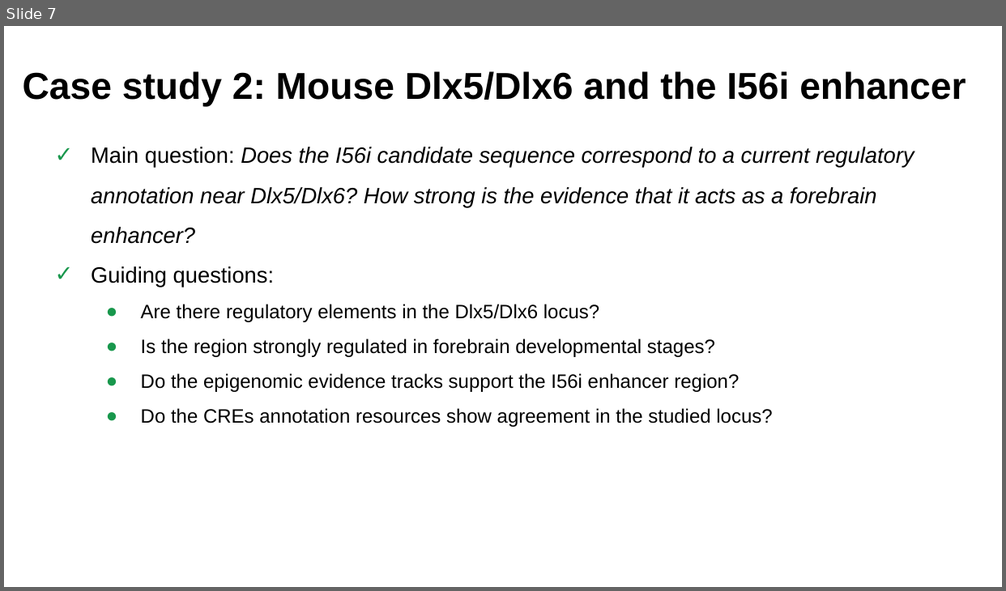
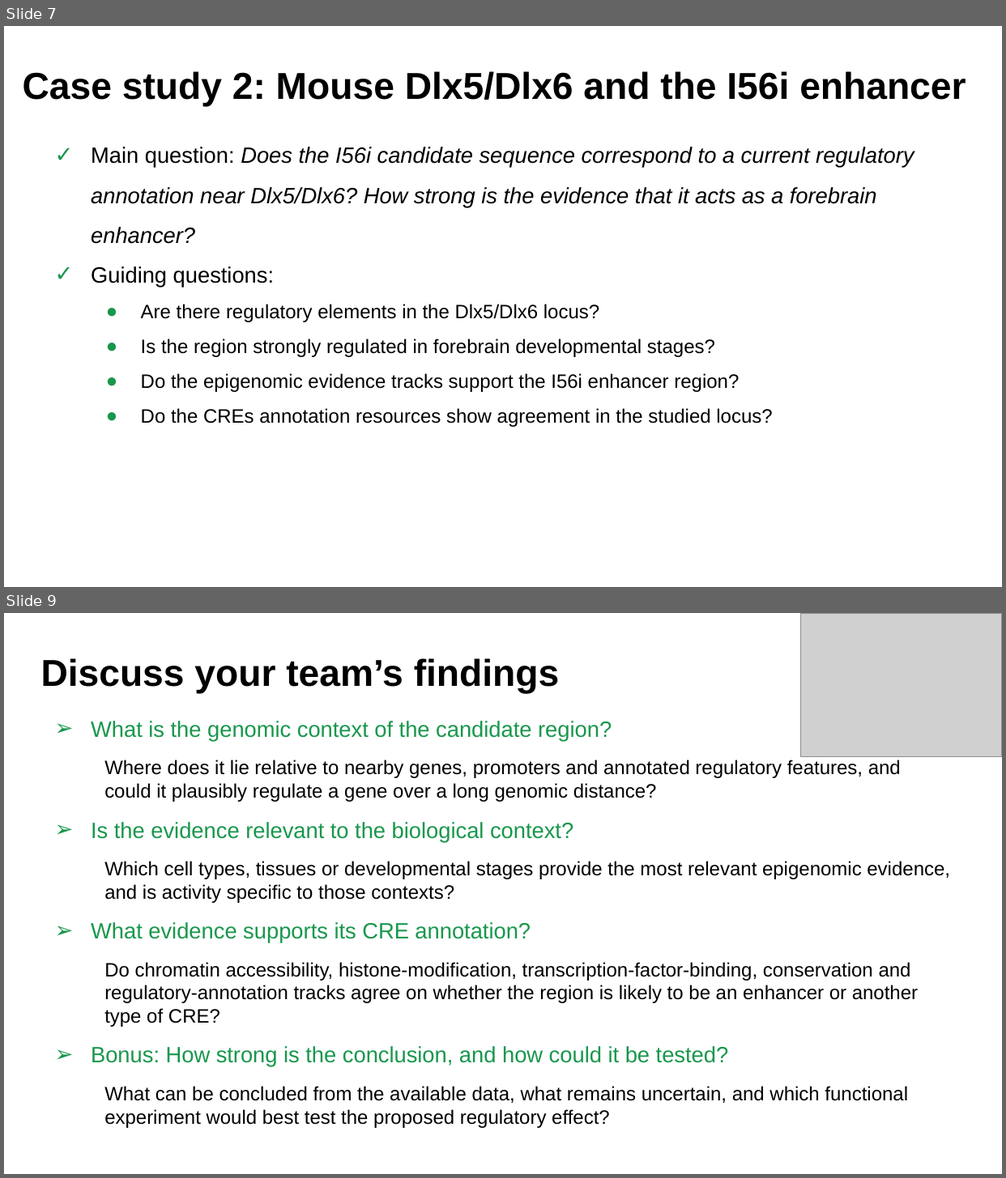
Before and after one commit to gamerino/ECCB-2026-T6, a slide deck: slides/Session 6 - Integrative Case Study_ Non-coding Variant Interpretation.pptx. Shown one above the other, each under a label of ours: slide 7 before the commit, slides 7 and 9 after it; the slides between them are not shown. The pictures are 1006x591 and 1006x1178 pixels, drawn with LibreOffice and Linux fonts; fonts in the diff are those of the drawing; grey boxes stand for pictures; background and template pictures are left out. Boxes give left, top, right and bottom in pixels: in the first picture for what was removed or moved away, otherwise in the second. Text is boxed around its words. In the diff, an @@ line names an element or a change of style, - is before the commit and + after.

```diff
--- a/slides/Session 6 - Integrative Case Study_ Non-coding Variant Interpretation.pptx
+++ b/slides/Session 6 - Integrative Case Study_ Non-coding Variant Interpretation.pptx
@@ slide 9 added at (x1=4, y1=613, x2=1002, y2=1174), background #FFFFFF @@
@@ picture added at (x1=800, y1=613, x2=1002, y2=756) @@
@@ title added at (x1=41, y1=658, x2=559, y2=694), 27 pt, text #000000, bold @@
+Discuss your team’s findings
@@ text added at (x1=91, y1=721, x2=950, y2=1128), 14 pt, text #000000 @@
+➢ What is the genomic context of the candidate region?
+  Where does it lie relative to nearby genes, promoters and annotated regulatory features, and could it plausibly regulate a gene over a long genomic distance?
+➢ Is the evidence relevant to the biological context?
+  Which cell types, tissues or developmental stages provide the most relevant epigenomic evidence, and is activity specific to those contexts?
+➢ What evidence supports its CRE annotation?
+  Do chromatin accessibility, histone-modification, transcription-factor-binding, conservation and regulatory-annotation tracks agree on whether the region is likely to be an enhancer or another type of CRE?
+➢ Bonus: How strong is the conclusion, and how could it be tested?
+  What can be concluded from the available data, what remains uncertain, and which functional experiment would best test the proposed regulatory effect?
```
Also in this commit, not shown: 1 slide changed, 2 slides removed, 10 other files.
